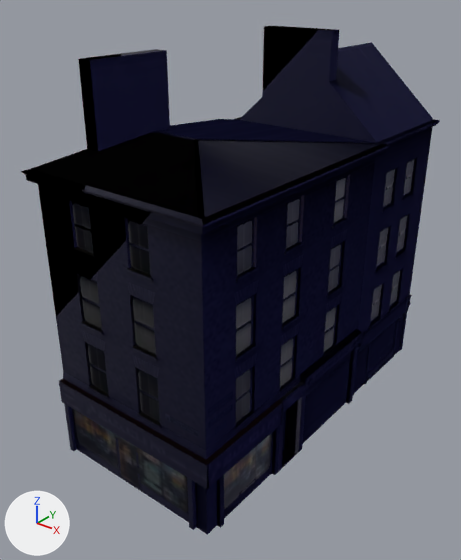
Two versions of the glTF model public/models/buildings/shop-a.glb, one commit apart.
One viewpoint serves both versions: a camera (50 mm lens) standing at (13.2, -18.8, 17.1) and looking at (-0.9, -1.1, 6.1). Lighting does not change. The marker at lower left points along +X, +Y and +Z. The older version comes first. Where no turn or scale is listed for an object, it has been applied to the vertices.
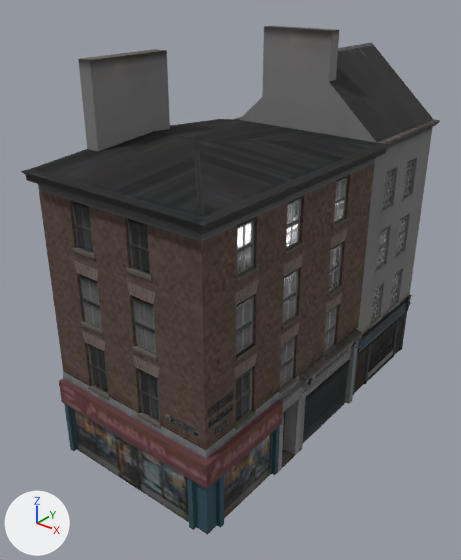
What differs and where, as boxes (x1, y1, x2, y2) in the pictures (461 x 560 px):
'Plane_2_0', surface changed (lighter): (21, 26, 440, 535) in both

What changed in the scene script:
```text
Add img_image_3:
    img_image_3 = load_image('Image_3', '_unpacked/Image_3', 64, 512, 'Non-Color')
Change mat_material:
    remove # nodes: BsdfPrincipled, NormalMap, OutputMaterial, TexImage x3
    nodes: BsdfPrincipled, Math x2, NormalMap, OutputMaterial, SeparateColor, TexImage x5
    uses the picture img_image_3
```
